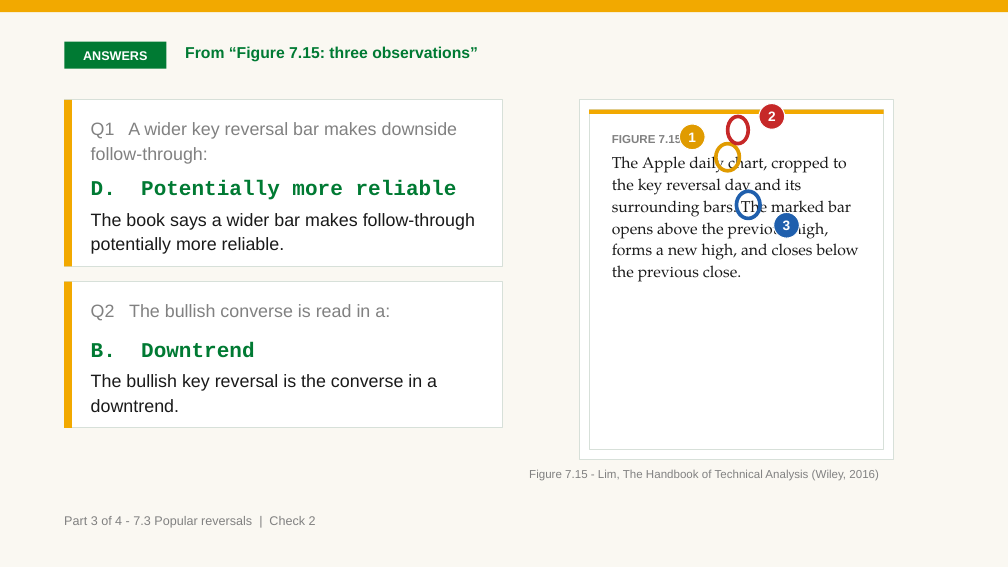
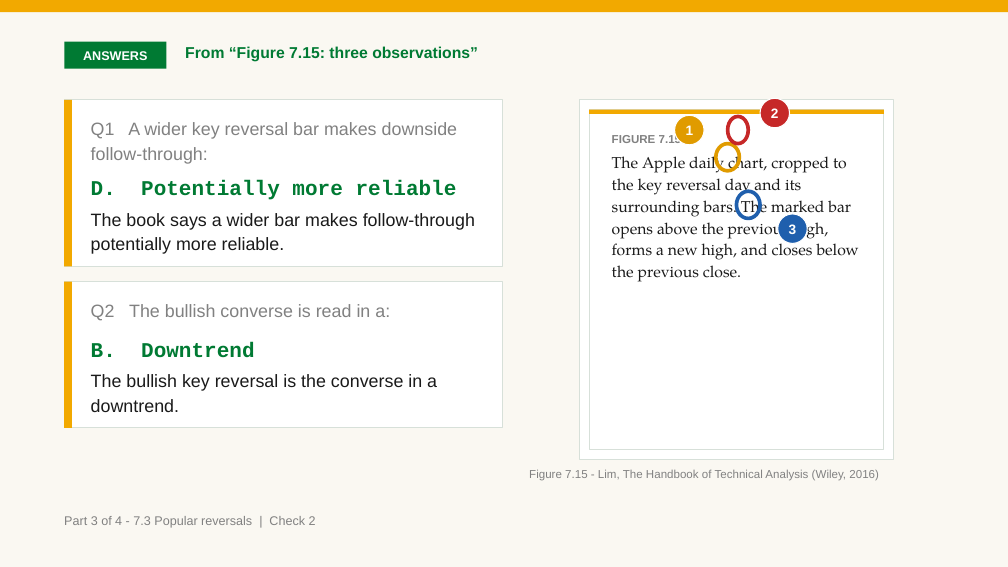
Before and after one commit to benjiesotelo-sudo/Telos_FIN1209, a slide deck: slide 14 of chapter-07/FIN1209-Chapter-07.pptx. Drawn at 1008x567 pixels with LibreOffice and Linux fonts; fonts in the diff are those of the drawing. Boxes give left, top, right and bottom in pixels: in the first picture for what was removed or moved away, otherwise in the second. Text is boxed around its words. In the diff, an @@ line names an element or a change of style, - is before the commit and + after.

```diff
--- a/chapter-07/FIN1209-Chapter-07.pptx
+++ b/chapter-07/FIN1209-Chapter-07.pptx
@@ ellipse "1": place and size @@
-ellipse "1" at <box>680,124,706,150</box>
+ellipse "1" at <box>675,115,704,144</box>
@@ ellipse "2": place and size @@
-ellipse "2" at <box>759,104,785,129</box>
+ellipse "2" at <box>760,98,789,128</box>
@@ ellipse "3": place and size @@
-ellipse "3" at <box>774,212,799,238</box>
+ellipse "3" at <box>778,214,808,243</box>
```
Also in this commit, not shown: 6 other slides changed, 2 other files.
